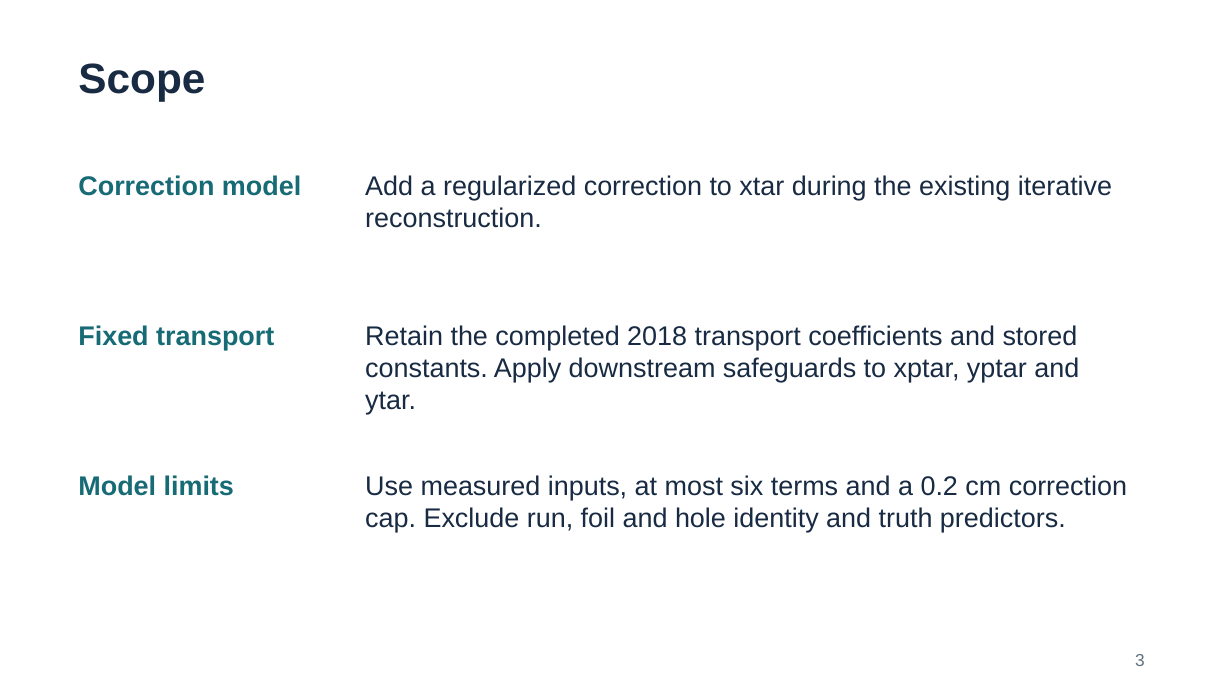
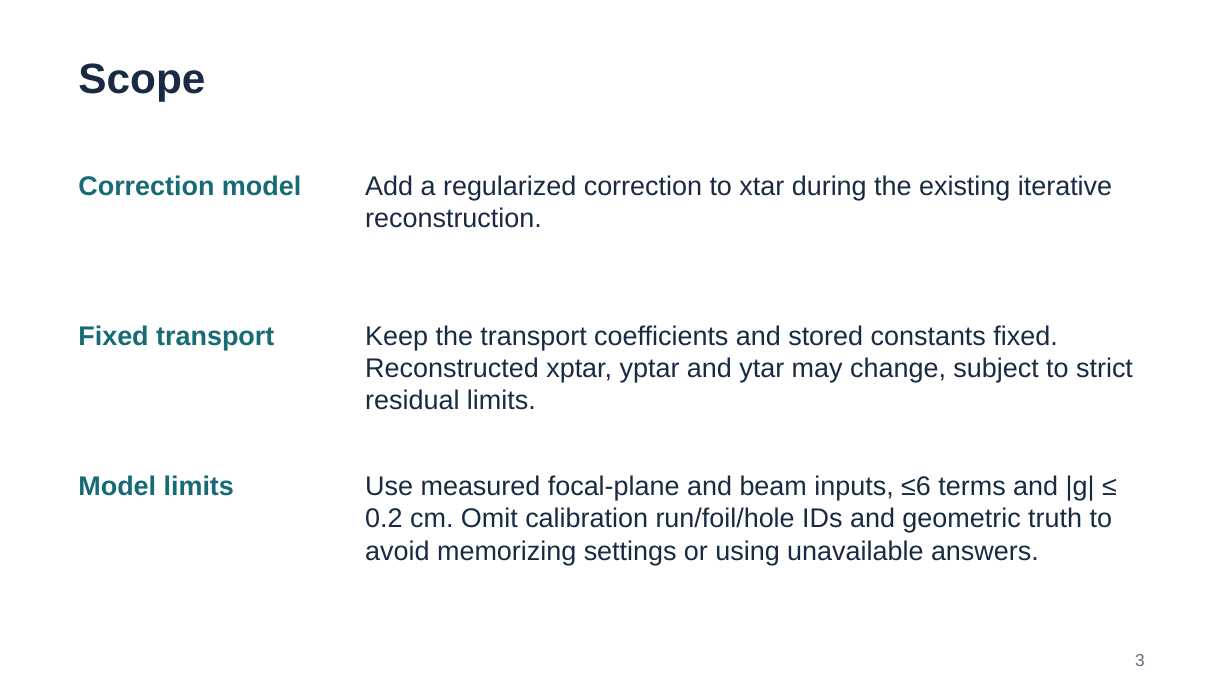
Before and after one commit to cploen/xtar_refit_hms, a slide deck: slide 3 of slides/xtar_study_summary.pptx. Drawn at 1232x693 pixels with LibreOffice and Linux fonts; fonts in the diff are those of the drawing. Boxes give left, top, right and bottom in pixels: in the first picture for what was removed or moved away, otherwise in the second. Text is boxed around its words. In the diff, an @@ line names an element or a change of style, - is before the commit and + after.

```diff
--- a/slides/xtar_study_summary.pptx
+++ b/slides/xtar_study_summary.pptx
@@ text at (365, 325, 1133, 410): text changed @@
-Retain the completed 2018 transport coefficients and stored constants. Apply downstream safeguards to xptar, yptar and ytar.
+Keep the transport coefficients and stored constants fixed. Reconstructed xptar, yptar and ytar may change, subject to strict residual limits.
@@ text at (365, 475, 1112, 565): text changed @@
-Use measured inputs, at most six terms and a 0.2 cm correction cap. Exclude run, foil and hole identity and truth predictors.
+Use measured focal-plane and beam inputs, ≤6 terms and |g| ≤ 0.2 cm. Omit calibration run/foil/hole IDs and geometric truth to avoid memorizing settings or using unavailable answers.
```
Also in this commit, not shown: 5 other slides changed, 2 slides added, 5 other files.
